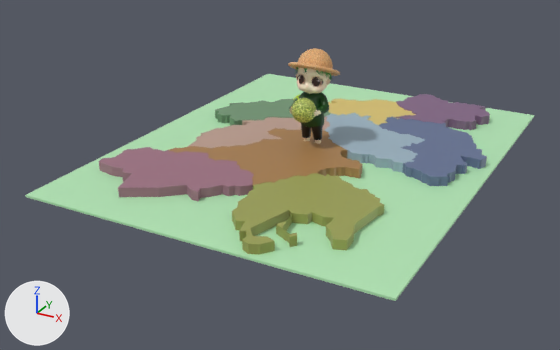
Before and after pictures for a commit that changed the glTF model prot/prot.glb.
Both versions are drawn from a 50 mm lens placed at (2.98, -6.02, 2.7), pointed at (-0.13, -0.37, -0.13). The lights are fixed; the arrows at lower left show +X, +Y and +Z. Where no turn or scale is listed for an object, it has been applied to the vertices.

In view in the first picture: '0 dodai', '1 toyosaka', '2 toyotomi', '3 siwa', '4 koti', '5 takaya', '6 hathihonmatu', '7 saizyo', '8 akitu', '9 kurose', 'Body', 'Body.001', 'トーラス', '球', '球.001'.
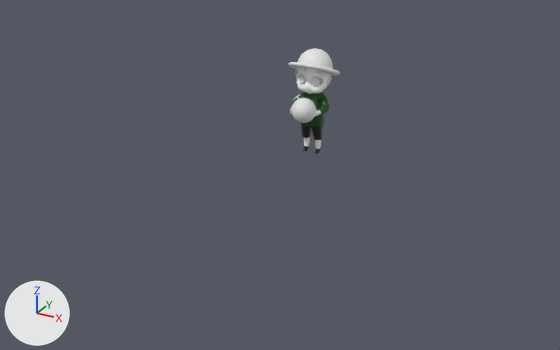
Boxes [x1, y1, x2, y2] around the edits, measured in the pictures (560 x 350 px):
'0 dodai', deleted (green): before [25, 74, 534, 301]
'8 akitu', deleted (yellow): before [232, 173, 384, 255]
'9 kurose', deleted: before [99, 147, 254, 201]
'7 saizyo', deleted (brown): before [169, 128, 363, 185]
'4 koti', deleted (blue): before [379, 117, 487, 186]
'5 takaya', deleted (blue): before [325, 113, 425, 172]
'1 toyosaka', deleted (purple): before [396, 94, 490, 130]
'6 hathihonmatu', deleted (beige): before [187, 117, 330, 148]
'3 siwa', deleted (green): before [215, 99, 331, 126]
'2 toyotomi', deleted (yellow): before [328, 99, 416, 125]
'球', recoloured (yellow to white): [291, 98, 316, 123] in both
'球.001', recoloured (beige to white): [298, 48, 333, 69] in both
'トーラス', recoloured (orange to grey): [288, 62, 340, 76] in both

The change, as a list of edits to the scene's bpy script:
```text
Change me_トーラス:
    where me_トーラス.from_pydata(...)  # 576 vertices, 1152 faces; spans x -0.237..0.237, y -0.219..0.219, z -0.099..0.099
    remove me_トーラス.materials.append(mat_マテリアル_004)  # picture img_image_0
Change me_球:
    where me_球.from_pydata(...)  # 482 vertices, 960 faces; spans x -0.111..0.111, y -0.111..0.111, z -0.111..0.111
    remove me_球.materials.append(mat_melon)  # picture img_image_2
Change me_球_001:
    where me_球_001.from_pydata(...)  # 289 vertices, 544 faces; spans x -0.159..0.159, y -0.156..0.159, z -0.089..0.159
    remove me_球_001.materials.append(mat_マテリアル_003)  # picture img_image_0
Remove ob_0_dodai:
    ob_0_dodai = bpy.data.objects.new('0 dodai', me_cube_001)
    ob_0_dodai.location = (0.0, 0.0, 0.0)
Remove ob_2_toyotomi:
    ob_2_toyotomi = bpy.data.objects.new('2 toyotomi', me_cube_003)
    ob_2_toyotomi.location = (0.0, 0.0, -1.0)
Remove ob_3_siwa:
    ob_3_siwa = bpy.data.objects.new('3 siwa', me_cube_004)
    ob_3_siwa.location = (0.0, 0.0, -1.0)
Remove ob_4_koti:
    ob_4_koti = bpy.data.objects.new('4 koti', me_cube_005)
    ob_4_koti.location = (0.0, 0.0, -1.0)
Remove ob_5_takaya:
    ob_5_takaya = bpy.data.objects.new('5 takaya', me_cube_006)
    ob_5_takaya.location = (0.0, 0.0, -1.0)
Remove ob_6_hathihonmatu:
    ob_6_hathihonmatu = bpy.data.objects.new('6 hathihonmatu', me_cube_007)
    ob_6_hathihonmatu.location = (0.0, 0.0, -1.0)
Remove ob_7_saizyo:
    ob_7_saizyo = bpy.data.objects.new('7 saizyo', me_cube_008)
    ob_7_saizyo.location = (0.0, 0.0, -1.0)
Remove ob_9_kurose:
    ob_9_kurose = bpy.data.objects.new('9 kurose', me_cube_009)
    ob_9_kurose.location = (0.0, 0.0, -1.0)
Remove ob_8_akitu:
    ob_8_akitu = bpy.data.objects.new('8 akitu', me_cube_010)
    ob_8_akitu.location = (0.0, 0.0, -1.0)
Remove ob_1_toyosaka:
    ob_1_toyosaka = bpy.data.objects.new('1 toyosaka', me_cube_011)
    ob_1_toyosaka.location = (0.0, 0.0, 0.0)
```
